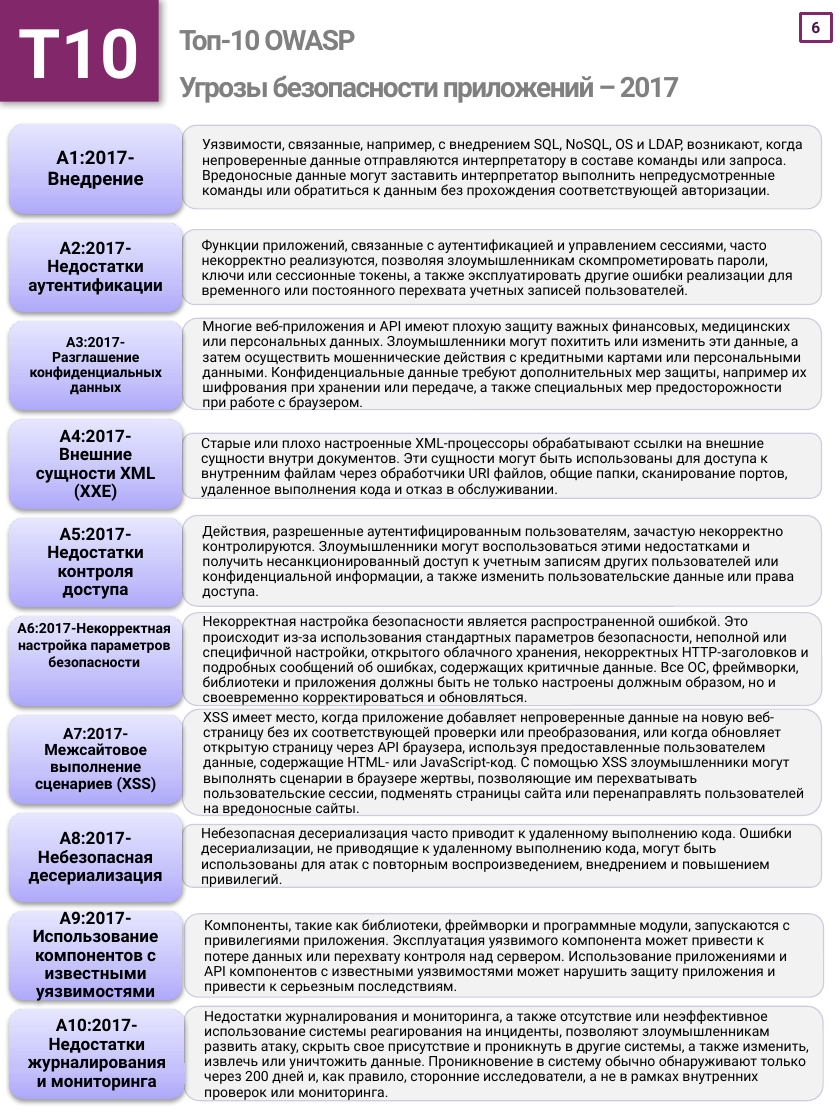
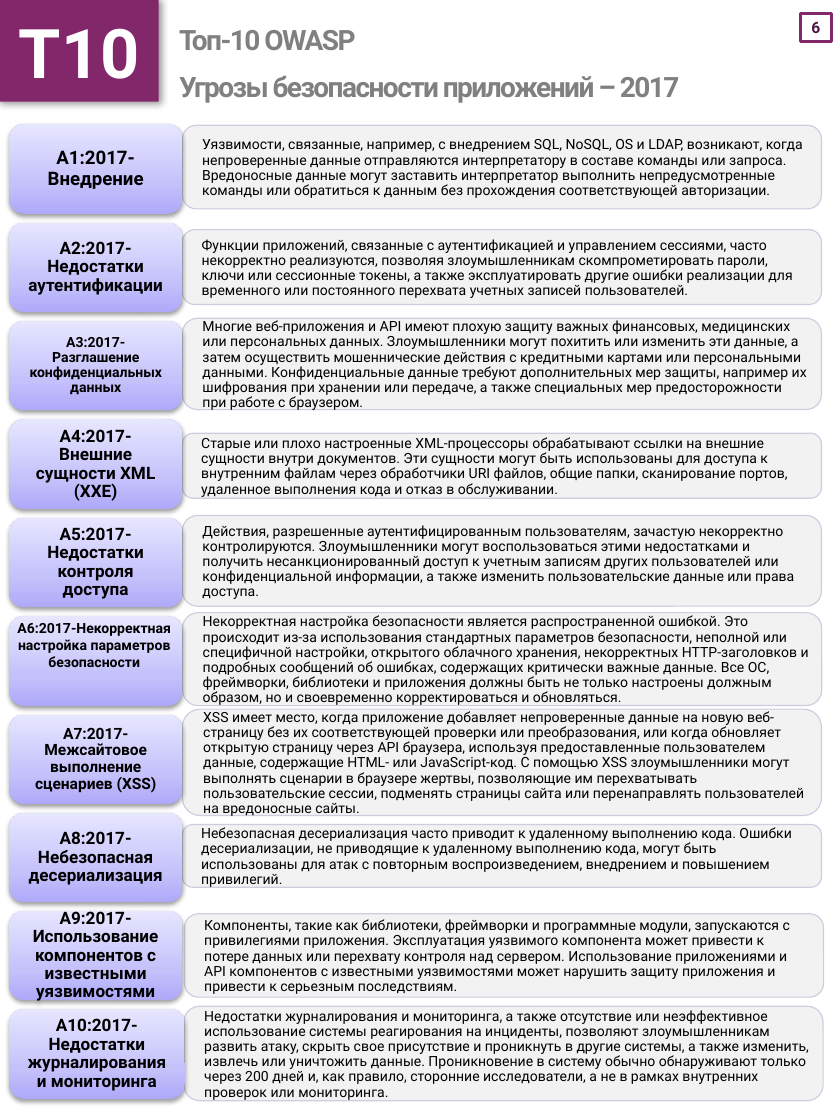
Before and after one commit to OWASP/Top10, a slide deck: slide 7 of 2017/OWASP Top 10-2017-ru.pptx. Drawn at 840x1120 pixels with LibreOffice and Linux fonts; fonts in the diff are those of the drawing. Boxes give left, top, right and bottom in pixels: in the first picture for what was removed or moved away, otherwise in the second. Text is boxed around its words. In the diff, an @@ line names an element or a change of style, - is before the commit and + after.

```diff
--- a/2017/OWASP Top 10-2017-ru.pptx
+++ b/2017/OWASP Top 10-2017-ru.pptx
@@ text in rounded rectangle at box(203, 615, 809, 705): text changed @@
-  Некорректная настройка безопасности является распространенной ошибкой. Это происходит из-за использования стандартных параметров безопасности, неполной или специфичной настройки, открытого облачного хранения, некорректных HTTP-заголовков и подробных сообщений об ошибках, содержащих критичные данные. Все ОС, фреймворки, библиотеки и приложения должны быть не только настроены должным образом, но и своевременно корректироваться и обновляться.
+  Некорректная настройка безопасности является распространенной ошибкой. Это происходит из-за использования стандартных параметров безопасности, неполной или специфичной настройки, открытого облачного хранения, некорректных HTTP-заголовков и подробных сообщений об ошибках, содержащих критически важные данные. Все ОС, фреймворки, библиотеки и приложения должны быть не только настроены должным образом, но и своевременно корректироваться и обновляться.
```
Also in this commit, not shown: 19 other slides changed, 14 other files.
